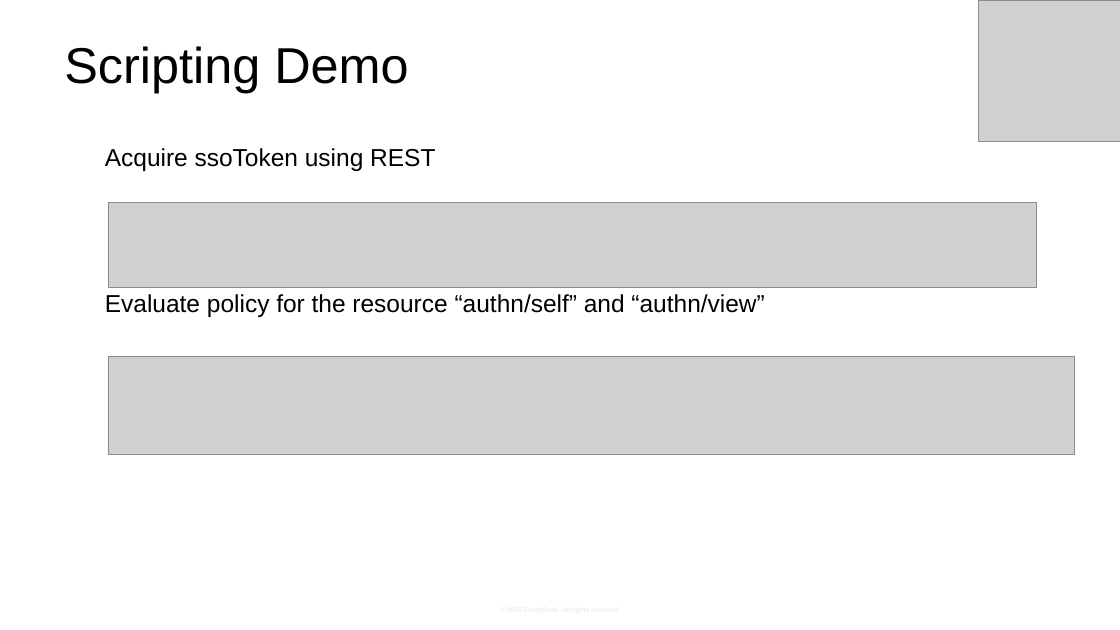
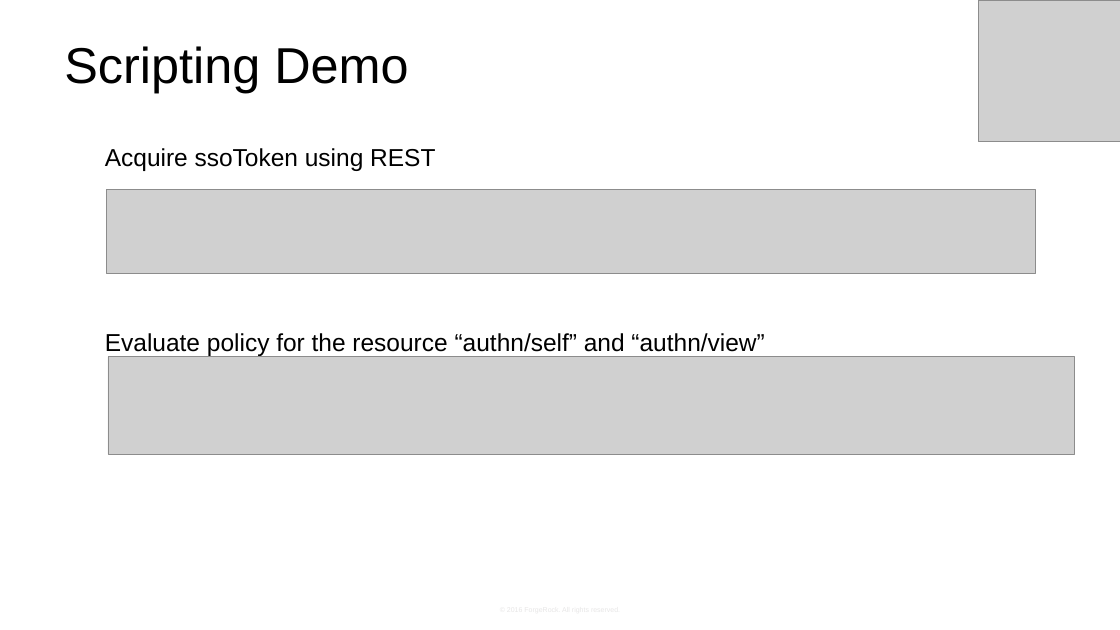
Before and after one commit to javedmshah/PolicyEvalScriptedAuthn, a slide deck: slide 3 of ScriptedPolicyEvalUseCase.pptx. Drawn at 1120x630 pixels with LibreOffice and Linux fonts; fonts in the diff are those of the drawing; grey boxes stand for pictures; background and template pictures are left out. Boxes give left, top, right and bottom in pixels: in the first picture for what was removed or moved away, otherwise in the second. Text is boxed around its words. In the diff, an @@ line names an element or a change of style, - is before the commit and + after.

```diff
--- a/ScriptedPolicyEvalUseCase.pptx
+++ b/ScriptedPolicyEvalUseCase.pptx
@@ text "Acquire ssoToken using REST" rewrapped from (105, 148, 764, 317) to (105, 148, 764, 356) @@
@@ picture: place and size @@
-picture at (108, 202, 1037, 287)
+picture at (107, 189, 1035, 274)
```
Also in this commit, not shown: 1 other slide changed.
